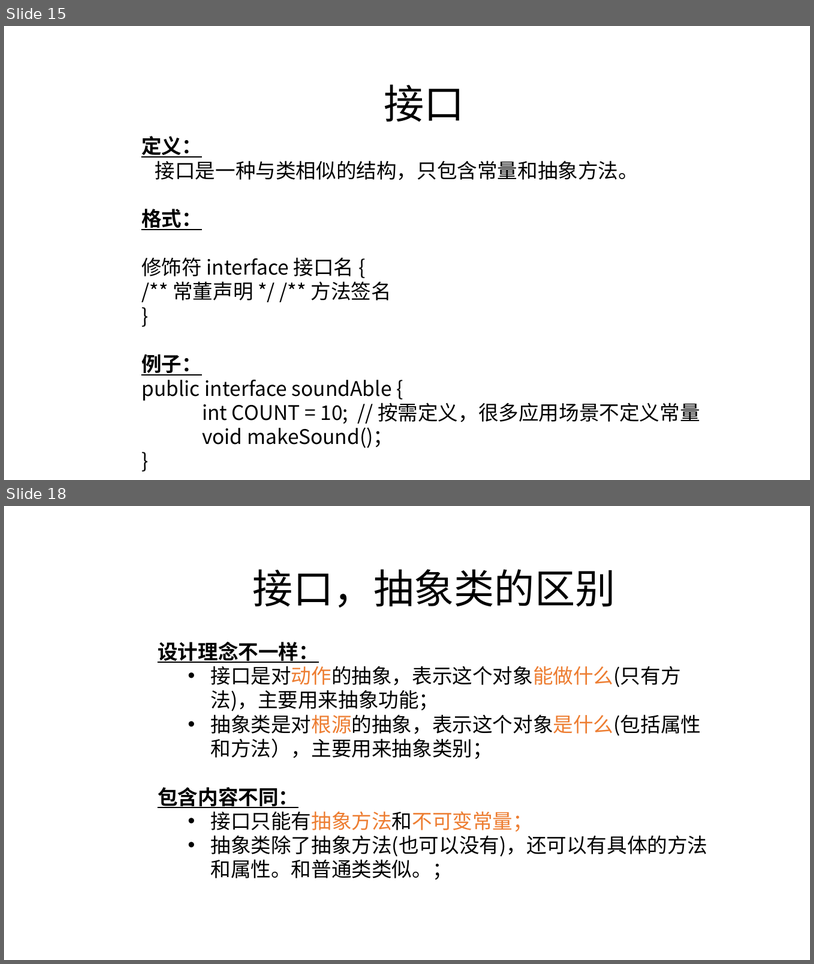
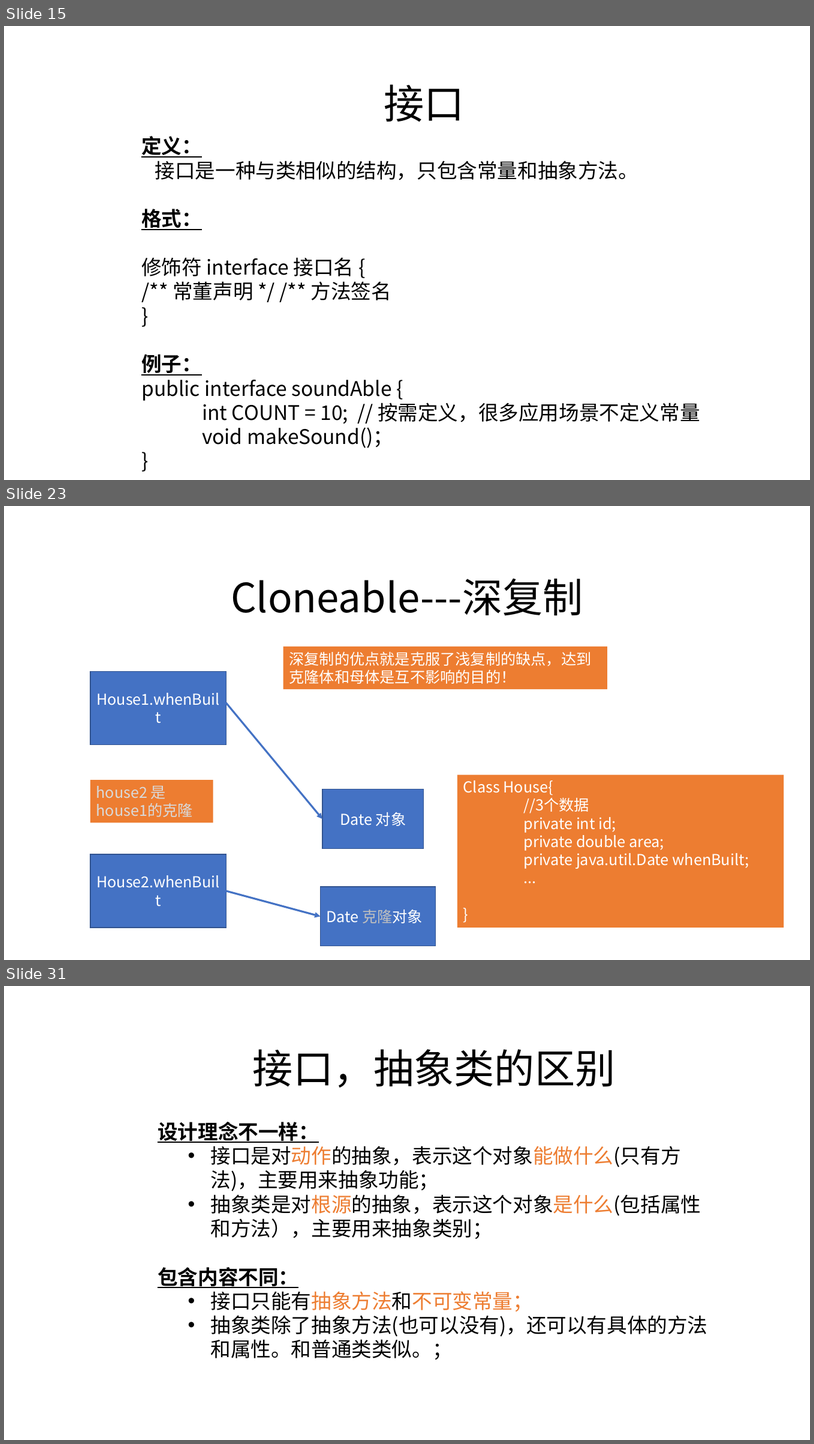
Before and after one commit to zjyesir/hmc_java_1, a slide deck: ppt/12.抽象类和接口.pptx. Shown one above the other, each under a label of ours: slides 15 and 18 before the commit, slides 15, 23 and 31 after it; the slides between them are not shown. The pictures are 814x964 and 814x1444 pixels, drawn with LibreOffice and Linux fonts; fonts in the diff are those of the drawing; background and template pictures are left out. Boxes give left, top, right and bottom in pixels: in the first picture for what was removed or moved away, otherwise in the second. Text is boxed around its words. In the diff, an @@ line names an element or a change of style, - is before the commit and + after.

```diff
--- a/ppt/12.抽象类和接口.pptx
+++ b/ppt/12.抽象类和接口.pptx
@@ slide 23 added at [4, 506, 810, 960], background picture (left out) @@
@@ text added at [231, 578, 584, 616], 48 pt, text #000000 @@
+Cloneable---深复制
@@ rectangle added at [284, 646, 608, 690], fill #ED7D31, 18 pt, text #FFFFFF @@
+深复制的优点就是克服了浅复制的缺点，达到克隆体和母体是互不影响的目的！
@@ rectangle added at [90, 671, 227, 744], fill #4472C4, outline #325491 1 pt, 18 pt, text #FFFFFF @@
+House1.whenBuilt
@@ arrow added from (226, 703) to (323, 819), #4472C4 2.25 pt @@
@@ rectangle added at [458, 775, 785, 927], fill #ED7D31, 18 pt, text #FFFFFF @@
+Class House{
+//3个数据
+private int id;
+private double area;
+private java.util.Date whenBuilt;
+...
+}
@@ rectangle added at [90, 780, 213, 823], fill #ED7D31, 18 pt, text #D9D9D9 @@
+house2 是 house1的克隆
@@ rectangle added at [323, 789, 424, 849], fill #4472C4, outline #325491 1 pt, 18 pt, text #FFFFFF @@
+Date 对象
@@ rectangle added at [90, 854, 227, 927], fill #4472C4, outline #325491 1 pt, 18 pt, text #FFFFFF @@
+House2.whenBuilt
@@ arrow added from (226, 891) to (320, 916), #4472C4 2.25 pt @@
@@ rectangle added at [320, 886, 436, 946], fill #4472C4, outline #325491 1 pt, 18 pt, text #FFFFFF @@
+Date 克隆对象
@@ what was slide 18 is now slide 31 @@
```
Also in this commit, not shown: 1 slide changed, 13 other slides added, 2 slides removed.
